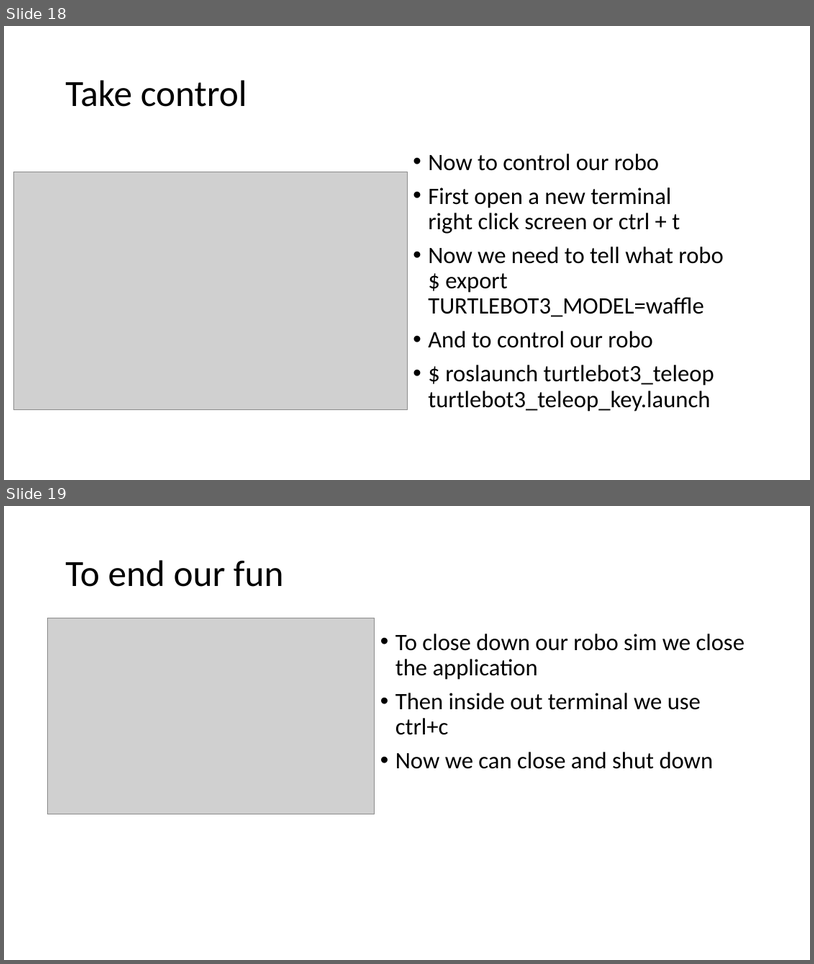
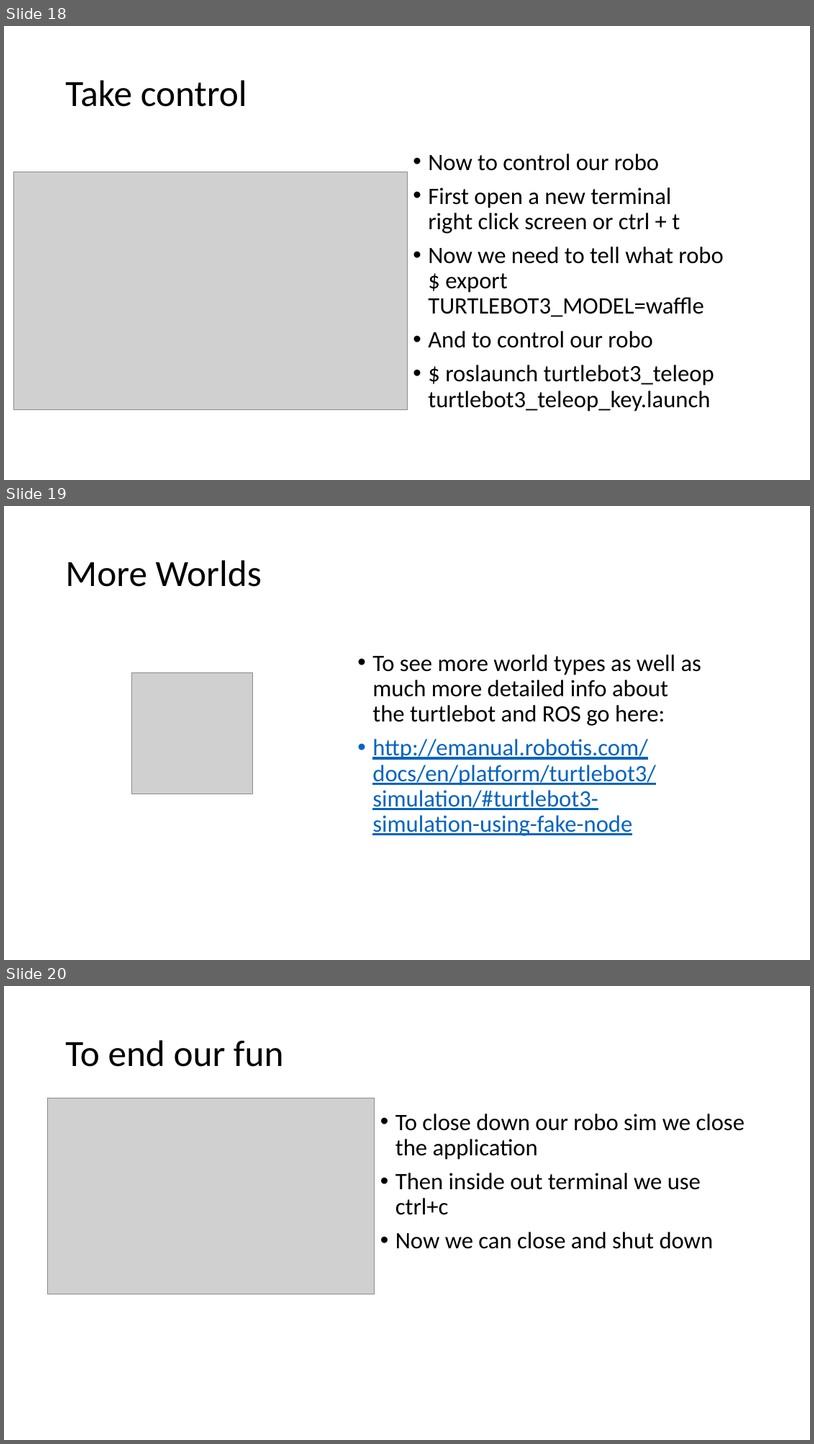
Before and after one commit to JacobLMiller/BTArobot, a slide deck: Tutorials/MainTutorial.pptx. Shown one above the other, each under a label of ours: slides 18 and 19 before the commit, slides 18, 19 and 20 after it. The pictures are 814x964 and 814x1444 pixels, drawn with LibreOffice and Linux fonts; fonts in the diff are those of the drawing; grey boxes stand for pictures. Boxes give left, top, right and bottom in pixels: in the first picture for what was removed or moved away, otherwise in the second. Text is boxed around its words. In the diff, an @@ line names an element or a change of style, - is before the commit and + after.

Commit message:
finished tutorial and added qr for sim worlds

```diff
--- a/Tutorials/MainTutorial.pptx
+++ b/Tutorials/MainTutorial.pptx
@@ slide 19 added at (4,506,810,960), background #FFFFFF @@
@@ title added at (65,560,262,587), 44 pt, text #000000 @@
+More Worlds
@@ text added at (373,654,702,836), 28 pt, text #0563C1, underline @@
+• To see more world types as well as much more detailed info about the turtlebot and ROS go here:
+• http://emanual.robotis.com/docs/en/platform/turtlebot3/simulation/#turtlebot3-simulation-using-fake-node
@@ picture added at (131,672,252,793) @@
@@ what was slide 19 is now slide 20 @@
```
Also in this commit, not shown: 1 other file.
